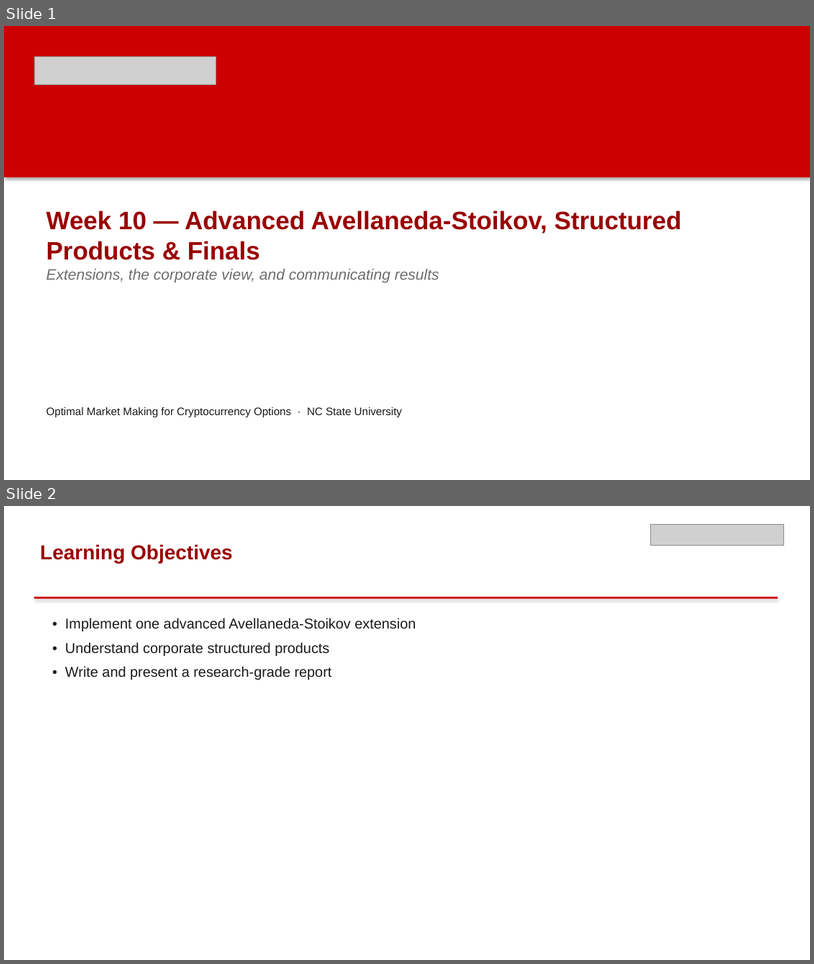
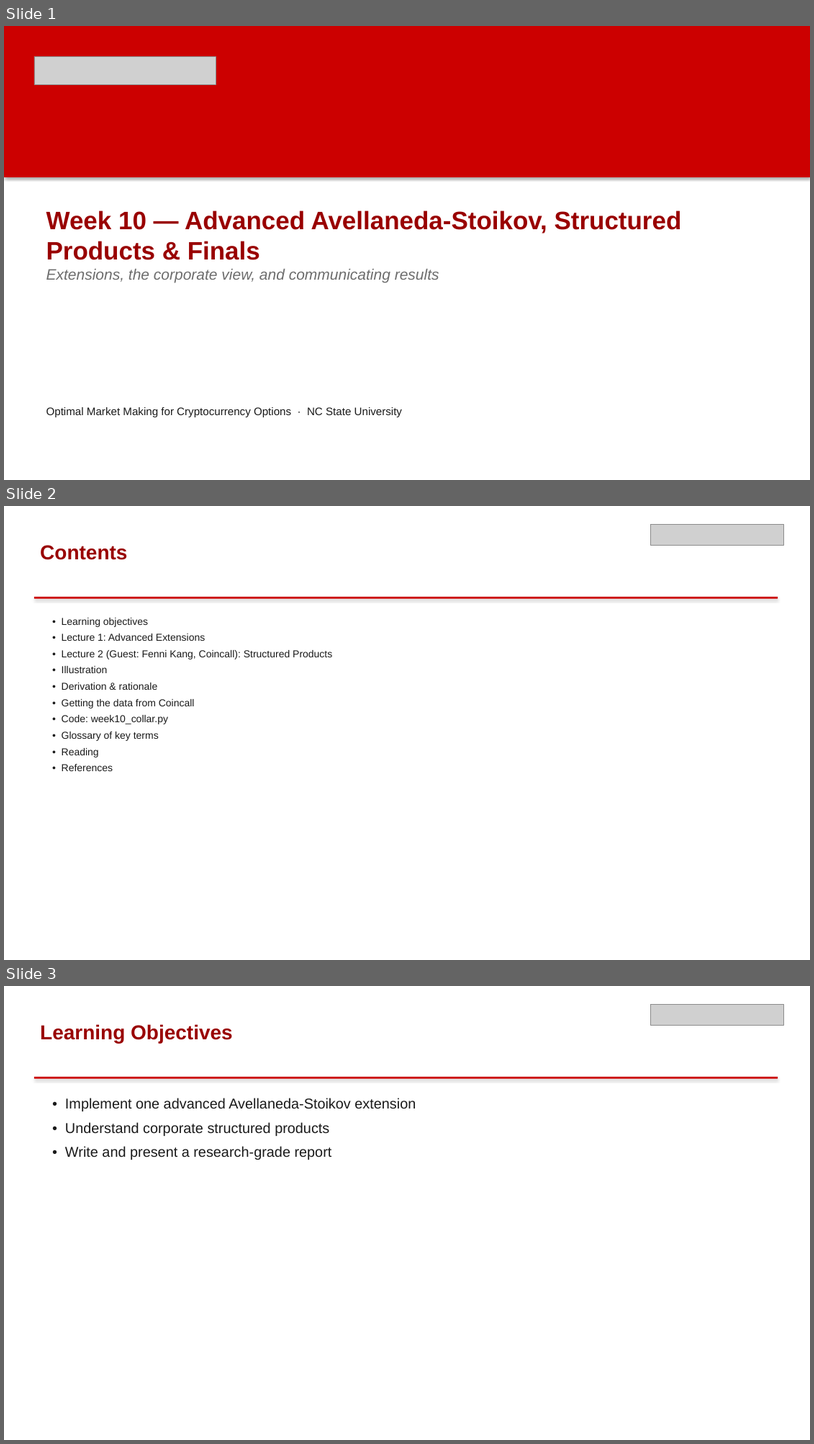
Before and after one commit to dendisuhubdy/ncsu_finmath_summer_2026, a slide deck: weekly_presentations/week10_advanced_structured_products.pptx. Shown one above the other, each under a label of ours: slides 1 and 2 before the commit, slides 1, 2 and 3 after it. The pictures are 814x964 and 814x1444 pixels, drawn with LibreOffice and Linux fonts; fonts in the diff are those of the drawing; grey boxes stand for pictures. Boxes give left, top, right and bottom in pixels: in the first picture for what was removed or moved away, otherwise in the second. Text is boxed around its words. In the diff, an @@ line names an element or a change of style, - is before the commit and + after.

```diff
--- a/weekly_presentations/week10_advanced_structured_products.pptx
+++ b/weekly_presentations/week10_advanced_structured_products.pptx
@@ slide 2 added at <box>4,506,810,960</box>, background #FFFFFF @@
@@ picture added at <box>651,524,784,546</box> @@
@@ text added at <box>40,545,127,560</box>, 24 pt, text #990000, bold @@
+Contents
@@ rectangle added at <box>34,597,778,599</box>, fill #CC0000 @@
@@ text added at <box>62,618,332,771</box>, 12 pt, text #1A1A1A @@
+• Learning objectives
+• Lecture 1: Advanced Extensions
+• Lecture 2 (Guest: Fenni Kang, Coincall): Structured Products
+• Illustration
+• Derivation & rationale
+• Getting the data from Coincall
+• Code: week10_collar.py
+• Glossary of key terms
+• Reading
+• References
@@ what was slide 2 is now slide 3 @@
```
Also in this commit, not shown: 30 other files.
